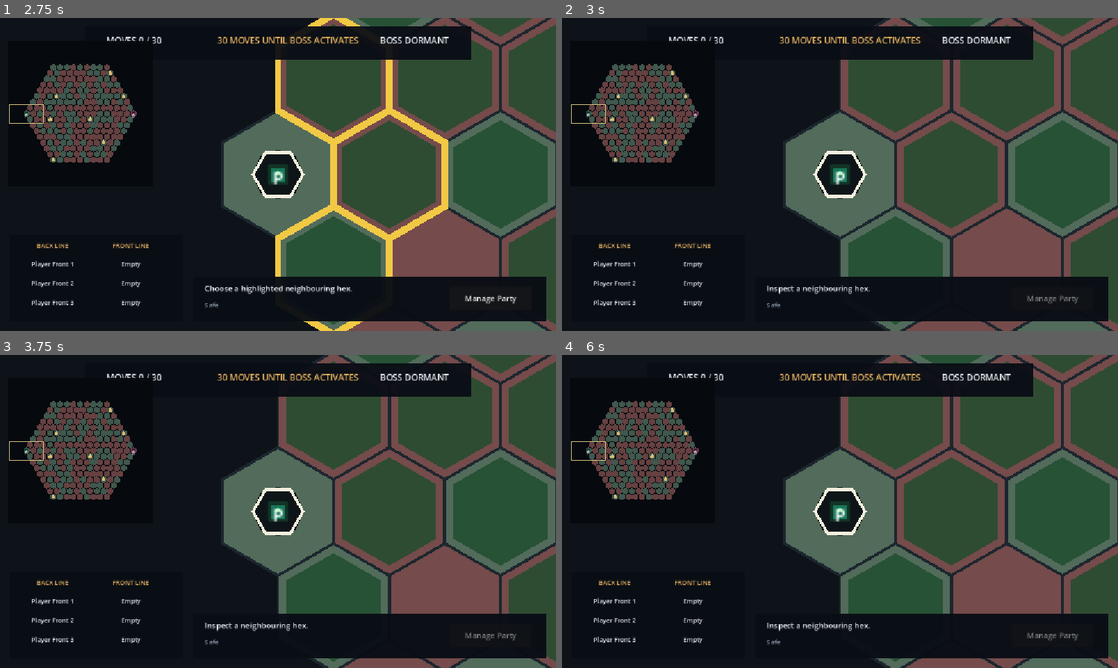
Above: before the commit, frames 1-4 (two rows, left to right).
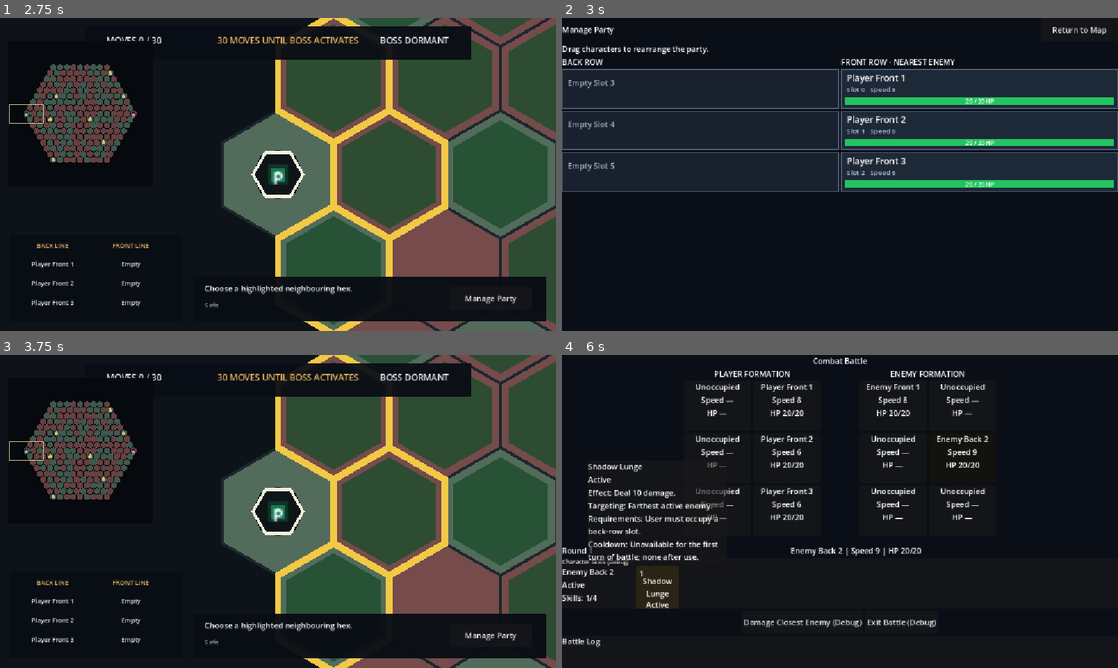
Above: after the commit, the same moments.

Repository: Poostaq/two-dimensional-experiment
Game: Godot game, scene res://Scenes/world_run_start.tscn
Two runs of this game, one before a commit and one after it. Both use one fixed random seed, a clock stepped at 60 frames per second and the inputs below. The engine's default icon, where the game draws it, is replaced by a stand-in: a white triangle on a blue panel in a dark square.
Inputs (mouse positions are in pixels of both pictures, inside the frame that each line leads up to):
- Up to frame 1 (2.75 s): click "START NEW RUN" at 0.5 s; click (278, 152) at 1.27 s; type "12" at 1.35 s; click "GENERATE WORLD" at 2 s
- Up to frame 2 (3 s): click "Manage Party" at 2.75 s
- Up to frame 3 (3.75 s): click (517, 367) at 3.5 s, where only the run after the commit has a clickable "Return to Map"
- Up to frame 4 (6 s): tap Enter at 4.25, 4.35 s; move the mouse to (962, 495) at 4.27 s; hold Right 4.28-5 s; click (962, 495) at 4.42 s; tap Space at 4.52 s; click (840, 539) at 5 s, where only the run after the commit has a clickable "Enter Battle"; click (656, 586) at 5.75 s, where only the run after the commit has a clickable "1"

Frame 1 is identical in both runs. In frame 2, 52% of the frame differs, in the area x 0-100%, y 0-100%; in frame 3, 3.4%; in frame 4, 50%.

Commit message:
fix: show recruitment placement above battle

Diff:
--- a/Scenes/world_map_runtime.tscn
+++ b/Scenes/world_map_runtime.tscn
@@ -50,7 +50,8 @@
 
 [node name="EncounterHost" type="Node" parent="." unique_id=1732862383]
 
-[node name="PartyHost" type="Node" parent="." unique_id=252367502]
-
 [node name="BattleHost" type="CanvasLayer" parent="." unique_id=1601670911]
 layer = 20
+
+[node name="PartyHost" type="CanvasLayer" parent="." unique_id=605497936]
+layer = 30
--- a/Scenes/world_map_runtime_preview.tscn
+++ b/Scenes/world_map_runtime_preview.tscn
@@ -47,4 +47,5 @@
 
 [node name="BattleHost" type="Node" parent="." unique_id=1022605648]
 
-[node name="PartyHost" type="Node" parent="." unique_id=252367502]
+[node name="PartyHost" type="CanvasLayer" parent="." unique_id=63091077]
+layer = 30
--- /dev/null
+++ b/Tests/WorldMap/test_scout_recruitment_flow.gd
@@ -0,0 +1,52 @@
+class_name ScoutRecruitmentFlowTests
+extends SceneTree
+
+const RUNTIME_SCENE := "res://Scenes/world_map_runtime.tscn"
+const SCOUT_REWARD_ID := &"combat_recruit_scout"
+
+var _failures: Array[String] = []
+var _assertions: int = 0
+
+
+func _init() -> void:
+	call_deferred("_run")
+
+
+func _run() -> void:
+	var packed := load(RUNTIME_SCENE) as PackedScene
+	var runtime := packed.instantiate() as WorldRuntimeController
+	runtime.auto_initialize_runtime = false
+	root.add_child(runtime)
+	await process_frame
+	runtime.call("_on_battle_requested", Vector2i.ZERO, WorldEncounterType.COMBAT)
+	var battle := runtime.get_node("BattleHost").get_child(0) as BattleArena
+	battle.call("_complete_battle", BattleOutcome.Type.VICTORY)
+	battle.select_reward(SCOUT_REWARD_ID)
+	battle.confirm_reward_selection()
+	await process_frame
+	var party_host := runtime.get_node("PartyHost")
+	var battle_host := runtime.get_node("BattleHost") as CanvasLayer
+	_expect(party_host is CanvasLayer, "production PartyHost owns a dedicated canvas layer")
+	_expect(
+		party_host is CanvasLayer and (party_host as CanvasLayer).layer > battle_host.layer,
+		"recruitment placement renders above the active battle"
+	)
+	_expect(party_host.get_child_count() == 1, "one recruitment placement screen opens")
+	runtime.free()
+	_finish()
+
+
+func _expect(condition: bool, message: String) -> void:
+	_assertions += 1
+	if not condition:
+		_failures.append(message)
+
+
+func _finish() -> void:
+	if _failures.is_empty():
+		print("Scout recruitment flow tests: PASS (%d/%d)" % [_assertions, _assertions])
+		quit(0)
+		return
+	for failure: String in _failures:
+		push_error(failure)
+	quit(1)
Not shown, added: Tests/WorldMap/test_scout_recruitment_flow.gd.uid
